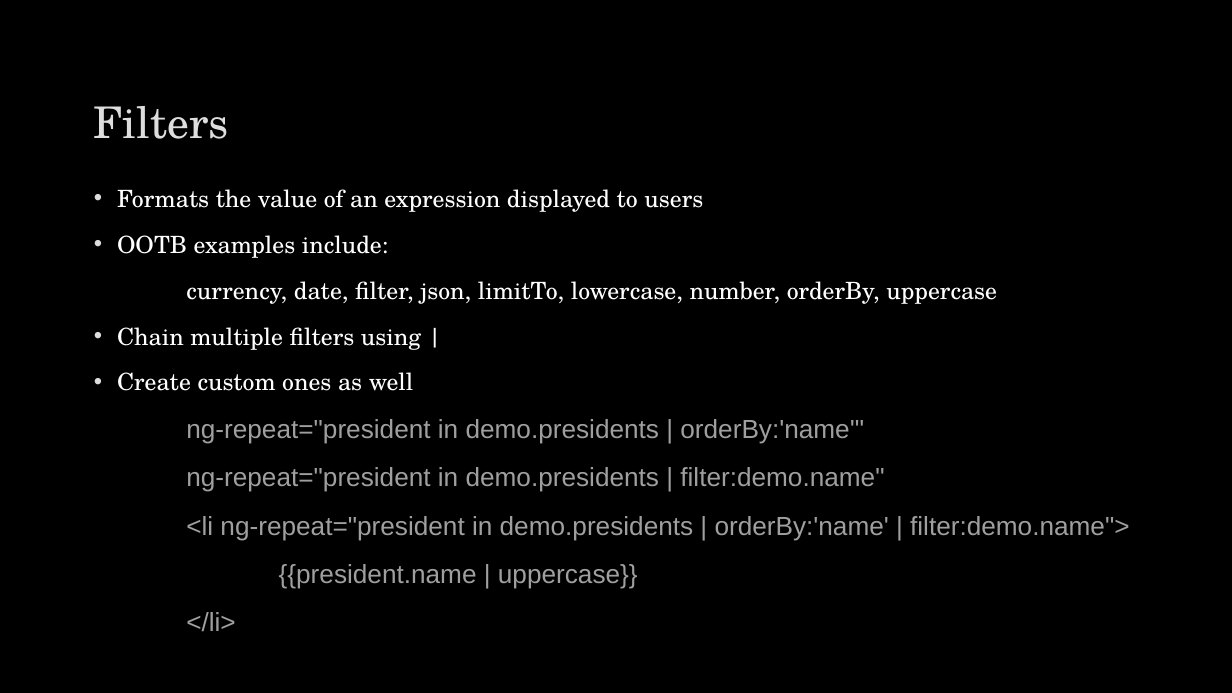
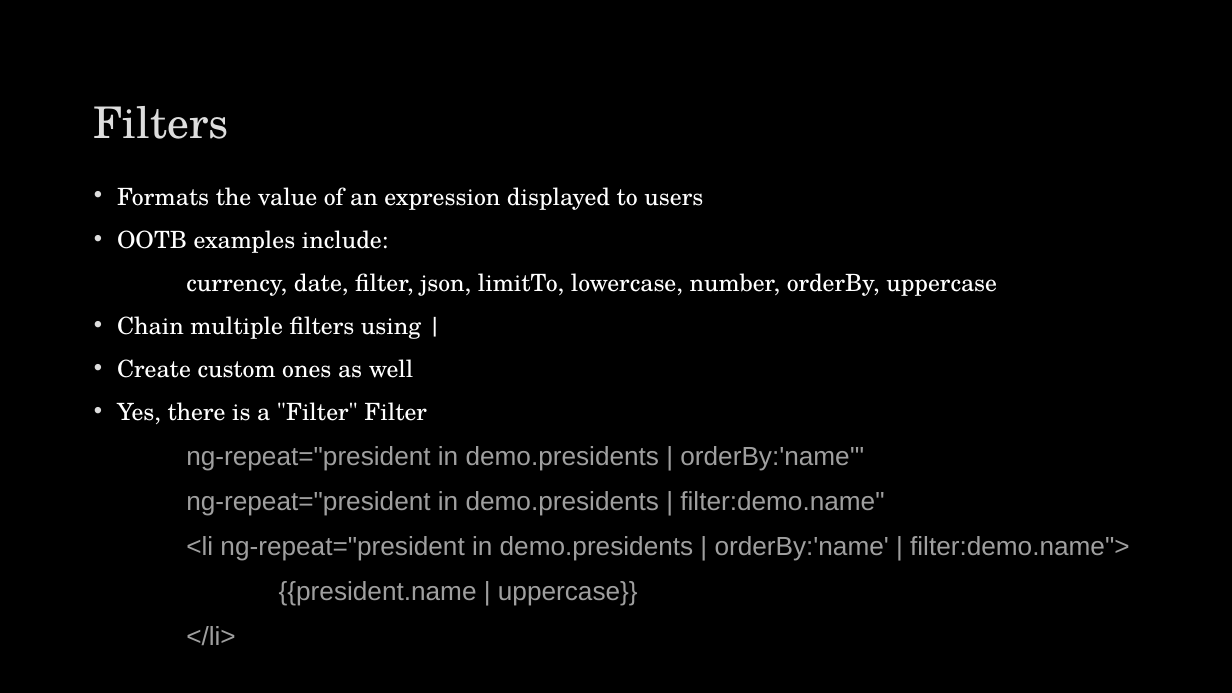
Before and after one commit to spietrek/SharePointCincy2015, a slide deck: slide 12 of Building SPAs in SharePoint Using AngularJS.pptx (slide 20 before the commit). Drawn at 1232x693 pixels with LibreOffice and Linux fonts; fonts in the diff are those of the drawing; background and template pictures are left out. Boxes give left, top, right and bottom in pixels: in the first picture for what was removed or moved away, otherwise in the second. Text is boxed around its words. In the diff, an @@ line names an element or a change of style, - is before the commit and + after.

```diff
--- a/Building SPAs in SharePoint Using AngularJS.pptx
+++ b/Building SPAs in SharePoint Using AngularJS.pptx
@@ text at box(117, 187, 1129, 645): line spacing 0.8 to 0.7 @@
@@ text at box(117, 402, 427, 424): paragraph added @@
+• Yes, there is a "Filter" Filter
```
Also in this commit, not shown: 12 other slides changed, 8 slides removed.
